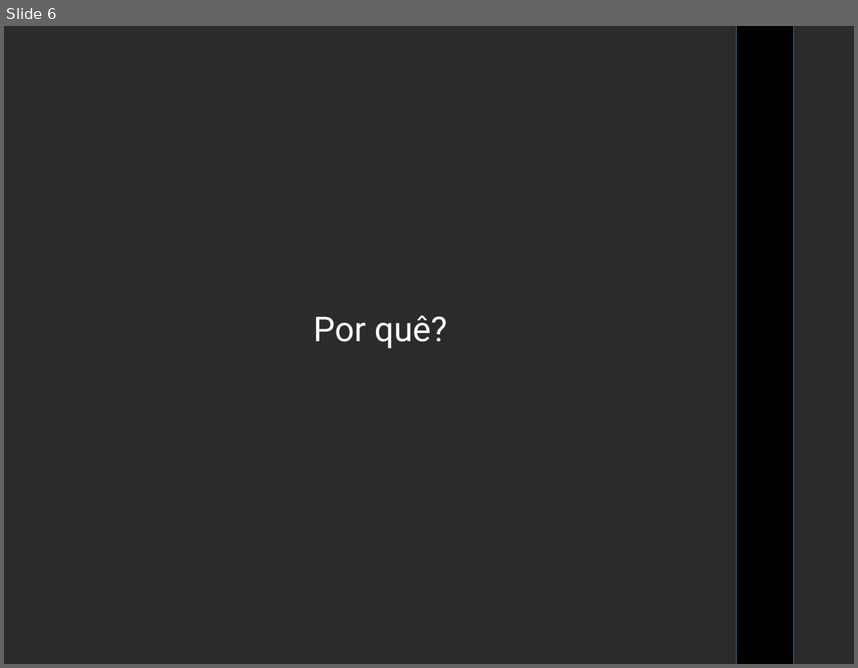
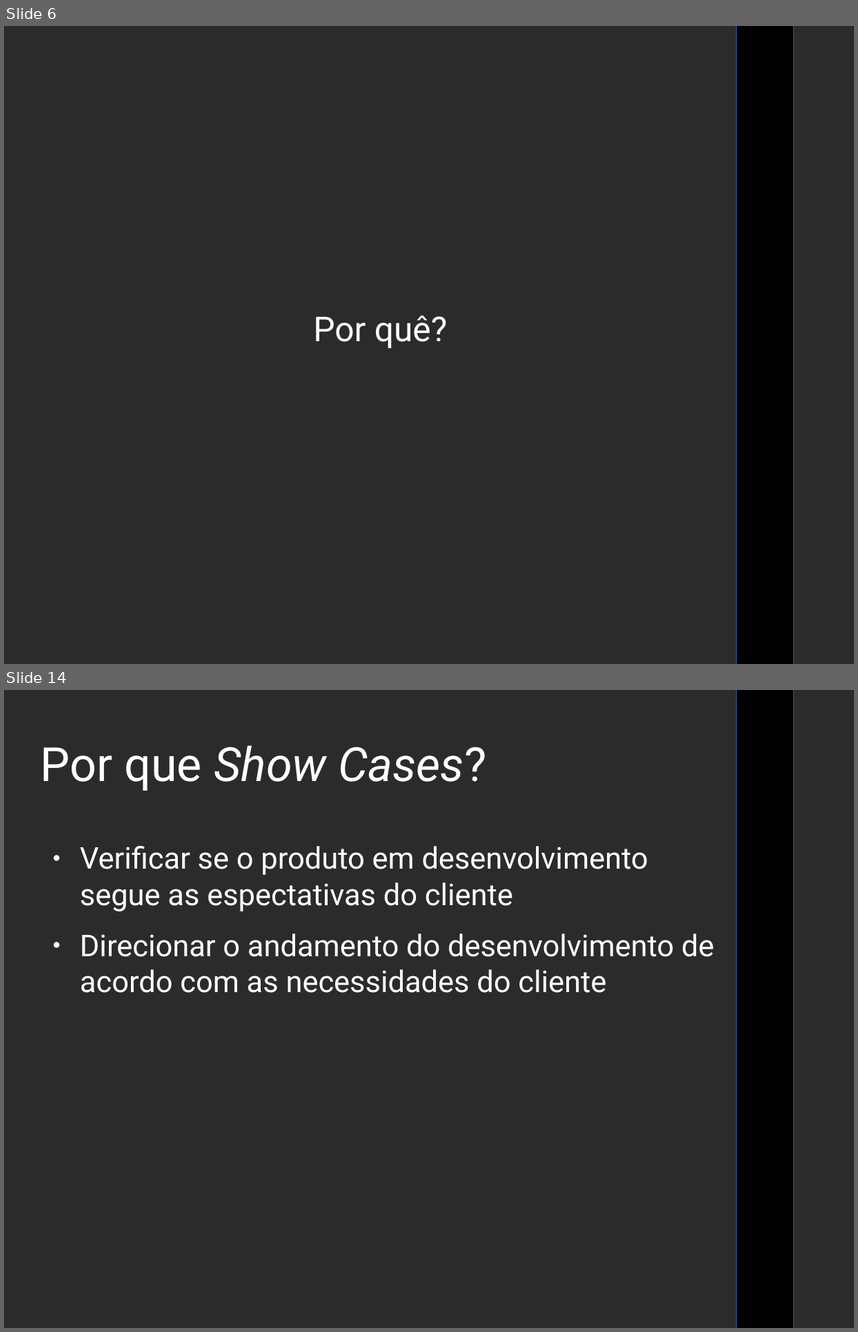
Before and after one commit to luizfar/AgilComoBruceLee, a slide deck: AgilComoBruceLee.odp. Shown one above the other, each under a label of ours: slide 6 before the commit, slides 6 and 14 after it; the slides between them are not shown. The pictures are 858x668 and 858x1332 pixels, drawn with LibreOffice and Linux fonts; fonts in the diff are those of the drawing; background and template pictures are left out; a plain dark background stands for a picture behind light text. Boxes give left, top, right and bottom in pixels: in the first picture for what was removed or moved away, otherwise in the second. Text is boxed around its words. In the diff, an @@ line names an element or a change of style, - is before the commit and + after.

Commit message:
Added more text to presentation

```diff
--- a/AgilComoBruceLee.odp
+++ b/AgilComoBruceLee.odp
@@ slide 14 added at [4,690,854,1328], background picture (left out); not listed: 1 template element that a slide beside it also shows @@
@@ title added at [41,745,487,791], 44 pt, text #FFFFFF, italic @@
+Por que Show Cases?
@@ text added at [80,846,715,993], 28 pt, text #FFFFFF @@
+● Verificar se o produto em desenvolvimento segue as espectativas do cliente
+● Direcionar o andamento do desenvolvimento de acordo com as necessidades do cliente
```
Also in this commit, not shown: 10 other slides added, 1 slide removed.
